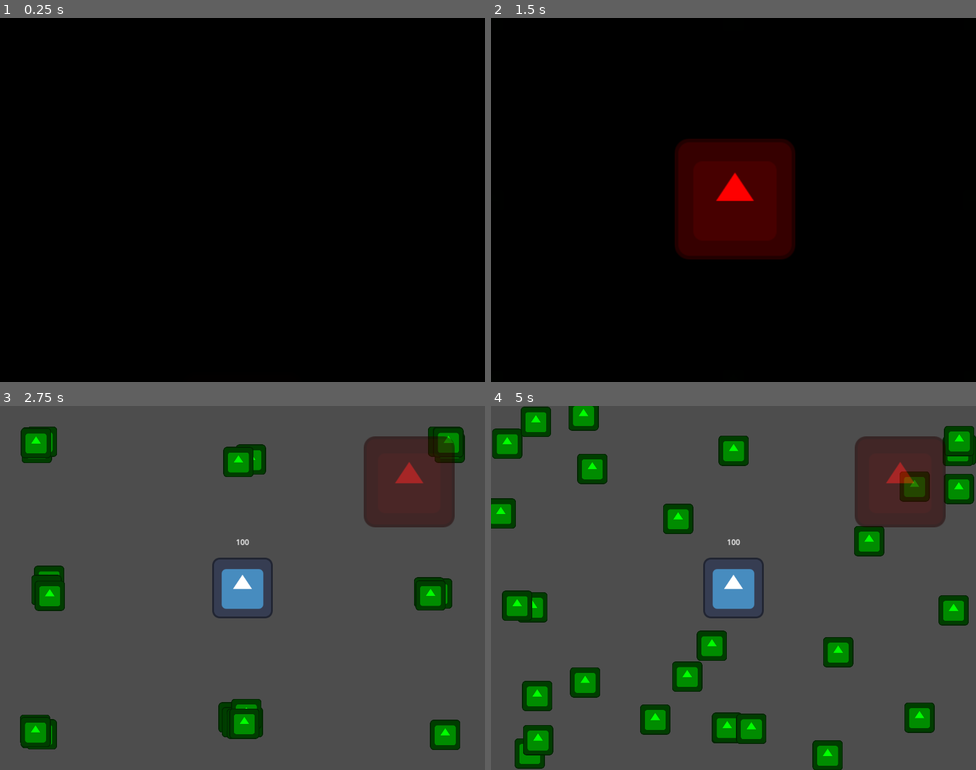
Above: before the commit, frames 1-4 (two rows, left to right).
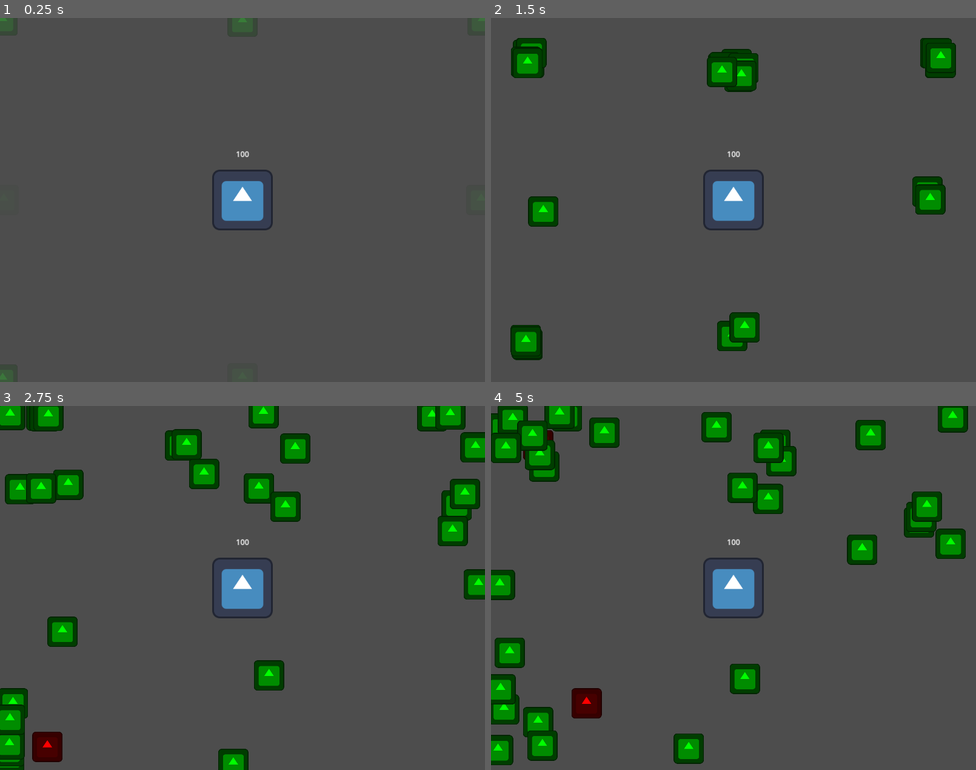
Above: after the commit, the same moments.

Repository: SamuelScerri/Score-Space-Jam
Game: Godot game, scene res://Game Area.tscn
Same seed, same stepped clock (60 frames per second), same inputs: the game is played once before the commit and once after it. The engine's default icon, where the game draws it, is replaced by a stand-in: a white triangle on a blue panel in a dark square.
Inputs (mouse positions are in pixels of both pictures, inside the frame that each line leads up to):
- Up to frame 1 (0.25 s): no input
- Up to frame 2 (1.5 s): move the mouse to (840, 181) at 0.52 s; click (840, 181) at 0.6 s; click (733, 305) at 1.25 s, where only the run before the commit has a clickable "Confirm"
- Up to frame 3 (2.75 s): move the mouse to (145, 606) at 2.02 s; click (145, 606) at 2.1 s
- Up to frame 4 (5 s): move the mouse to (782, 507) at 2.77 s; click (782, 507) at 2.85 s; move the mouse to (709, 660) at 3.52 s; click (709, 660) at 3.6 s; move the mouse to (879, 642) at 4.27 s; click (879, 642) at 4.35 s

The runs differ from the first frame. In frame 1, 100% of the frame differs, in the area x 0-100%, y 0-100%; in frame 2, 100%; in frame 3, 20%; in frame 4, 26%.

Commit message:
Added Firing Capability

Diff:
--- a/Game Area.gd
+++ b/Game Area.gd
@@ -2,7 +2,7 @@
 
 var score: int = 0
 
-@onready var user_interface = $Interface
+#@onready var user_interface = $Interface
 
 @export var max_citizens_in_area = 32
 @export var enemy_chance_percentage = .2
@@ -12,17 +12,31 @@
 
 func _ready():
 	Global.current_game_area = self
-	get_tree().paused = true
+	#get_tree().paused = true
 
 	#We Will Now Create A Bunch Of Citizens
 	for i in range(max_citizens_in_area):
-		var citizen = citizen_node.instantiate()
-		citizen.global_position = Vector2(randi_range(0, 1) * (1024 / randi_range(1, 2)), randi_range(0, 1) * (768 / randi_range(1, 2)))
-		add_child(citizen)
+		spawn_citizen()
+
+func spawn_citizen():
+	var citizen = citizen_node.instantiate()
+	citizen.global_position = Vector2(randi_range(0, 1) * (1024 / float(randi_range(1, 2))), randi_range(0, 1) * (768 / float(randi_range(1, 2))))
+
+	add_child(citizen)
+
+func respawn_citizen():
+	var furthest_citizen = get_furthest_citizen(get_tree().get_nodes_in_group("Citizen"), get_tree().get_first_node_in_group("Building"))
+	var citizen = citizen_node.instantiate()
+	citizen.global_position = furthest_citizen.global_position
+	add_child(citizen)
 
 func start_game():
 	get_tree().paused = false
 	print("Starting Game")
+
+func _process(delta):
+	if Input.is_action_just_pressed("Fire"):
+		$Fire.play()
 
 func get_furthest_citizen(citizens: Array, building):
 	var furthest_citizen: CharacterBody2D = null
--- a/Game Area.tscn
+++ b/Game Area.tscn
@@ -3,22 +3,24 @@
 [ext_resource type="PackedScene" uid="uid://b38v3dryhbbjo" path="res://Nodes/Building.tscn" id="1_r261b"]
 [ext_resource type="Script" path="res://Game Area.gd" id="1_sroek"]
 [ext_resource type="PackedScene" uid="uid://cm2ftyt7r5ag0" path="res://Nodes/Enemy.tscn" id="2_216sn"]
-[ext_resource type="PackedScene" uid="uid://dct41s4dgk0i4" path="res://Interface.tscn" id="2_tfo6k"]
 [ext_resource type="PackedScene" uid="uid://ids3m7jc5tp5" path="res://Nodes/Citizen.tscn" id="4_3nsmv"]
+[ext_resource type="AudioStream" uid="uid://c60n6mtf4lpvp" path="res://Resources/Sound Effects/Fire.mp3" id="5_mhmy3"]
 
-[node name="Game Area" type="Node"]
+[node name="Game Area" type="Node2D"]
 process_mode = 1
 script = ExtResource("1_sroek")
 citizen_node = ExtResource("4_3nsmv")
 enemy_node = ExtResource("2_216sn")
 
-[node name="Interface" parent="." instance=ExtResource("2_tfo6k")]
-visible = false
-
 [node name="Building" parent="." instance=ExtResource("1_r261b")]
 
 [node name="Spawn Delay" type="Timer" parent="."]
-wait_time = 4.0
+wait_time = 2.0
 autostart = true
 
+[node name="Fire" type="AudioStreamPlayer" parent="."]
+stream = ExtResource("5_mhmy3")
+volume_db = -16.0
+max_polyphony = 32
+
 [connection signal="timeout" from="Spawn Delay" to="." method="_on_spawn_delay_timeout"]
--- a/Interface.tscn
+++ b/Interface.tscn
@@ -160,6 +160,7 @@
 [node name="Background" type="ColorRect" parent="."]
 offset_right = 1024.0
 offset_bottom = 768.0
+mouse_filter = 1
 color = Color(0, 0, 0, 1)
 
 [node name="Modulate" type="CanvasModulate" parent="."]
@@ -169,7 +170,7 @@
 [node name="Target" type="Sprite2D" parent="."]
 self_modulate = Color(1, 0, 0, 1)
 z_index = 4096
-position = Vector2(512, 896)
+position = Vector2(512, 384)
 scale = Vector2(2, 2)
 texture = ExtResource("2_qjuej")
 metadata/_edit_group_ = true
@@ -180,6 +181,7 @@
 offset_right = 32.0
 offset_bottom = 128.0
 theme_override_font_sizes/font_size = 8
+disabled = true
 text = "Confirm"
 
 [node name="Animator" type="AnimationPlayer" parent="."]
--- a/Nodes/Building.tscn
+++ b/Nodes/Building.tscn
@@ -57,6 +57,7 @@
 
 [node name="Building" type="StaticBody2D" groups=["Building"]]
 position = Vector2(512, 384)
+input_pickable = true
 script = ExtResource("1_pgcdw")
 metadata/_edit_group_ = true
 
--- a/Nodes/Citizen.tscn
+++ b/Nodes/Citizen.tscn
@@ -1,23 +1,99 @@
-[gd_scene load_steps=4 format=3 uid="uid://ids3m7jc5tp5"]
+[gd_scene load_steps=7 format=3 uid="uid://ids3m7jc5tp5"]
 
 [ext_resource type="Texture2D" uid="uid://deh46ylnqx6qi" path="res://icon.svg" id="1_8i5ln"]
 [ext_resource type="Script" path="res://Scripts/Citizen.gd" id="1_slcp4"]
 
 [sub_resource type="RectangleShape2D" id="RectangleShape2D_iol2f"]
-size = Vector2(64, 64)
+size = Vector2(128, 128)
+
+[sub_resource type="Animation" id="Animation_37fw0"]
+resource_name = "Death"
+length = 4.0
+step = 0.05
+tracks/0/type = "value"
+tracks/0/imported = false
+tracks/0/enabled = true
+tracks/0/path = NodePath("Icon:scale")
+tracks/0/interp = 2
+tracks/0/loop_wrap = true
+tracks/0/keys = {
+"times": PackedFloat32Array(0, 0.05, 0.2),
+"transitions": PackedFloat32Array(-2, -2, -2),
+"update": 0,
+"values": [Vector2(1, 1), Vector2(1.2, 1.2), Vector2(1, 1)]
+}
+tracks/1/type = "method"
+tracks/1/imported = false
+tracks/1/enabled = true
+tracks/1/path = NodePath(".")
+tracks/1/interp = 1
+tracks/1/loop_wrap = true
+tracks/1/keys = {
+"times": PackedFloat32Array(4),
+"transitions": PackedFloat32Array(1),
+"values": [{
+"args": [],
+"method": &"queue_free"
+}]
+}
+tracks/2/type = "value"
+tracks/2/imported = false
+tracks/2/enabled = true
+tracks/2/path = NodePath(".:modulate")
+tracks/2/interp = 2
+tracks/2/loop_wrap = true
+tracks/2/keys = {
+"times": PackedFloat32Array(0, 3, 4),
+"transitions": PackedFloat32Array(-2, -2, -2),
+"update": 0,
+"values": [Color(1, 1, 1, 1), Color(1, 1, 1, 1), Color(1, 1, 1, 0)]
+}
+
+[sub_resource type="Animation" id="Animation_mv8b5"]
+resource_name = "Spawn"
+tracks/0/type = "value"
+tracks/0/imported = false
+tracks/0/enabled = true
+tracks/0/path = NodePath(".:modulate")
+tracks/0/interp = 2
+tracks/0/loop_wrap = true
+tracks/0/keys = {
+"times": PackedFloat32Array(0, 1),
+"transitions": PackedFloat32Array(-2, -2),
+"update": 0,
+"values": [Color(1, 1, 1, 0), Color(1, 1, 1, 1)]
+}
+
+[sub_resource type="AnimationLibrary" id="AnimationLibrary_b4p4n"]
+_data = {
+"Death": SubResource("Animation_37fw0"),
+"Spawn": SubResource("Animation_mv8b5")
+}
 
 [node name="Citizen" type="CharacterBody2D" groups=["Citizen"]]
+modulate = Color(1, 1, 1, 0)
+self_modulate = Color(0, 1, 1, 1)
 z_index = -4095
 position = Vector2(512, 384)
+scale = Vector2(0.5, 0.5)
 collision_layer = 2
 collision_mask = 0
+input_pickable = true
 script = ExtResource("1_slcp4")
 metadata/_edit_group_ = true
 
-[node name="Sprite" type="Sprite2D" parent="."]
+[node name="Icon" type="Sprite2D" parent="."]
 modulate = Color(0, 1, 0, 1)
-scale = Vector2(0.5, 0.5)
 texture = ExtResource("1_8i5ln")
 
 [node name="Collider" type="CollisionShape2D" parent="."]
 shape = SubResource("RectangleShape2D_iol2f")
+
+[node name="Feedback" type="AnimationPlayer" parent="."]
+autoplay = "Spawn"
+libraries = {
+"": SubResource("AnimationLibrary_b4p4n")
+}
+
+[connection signal="mouse_entered" from="." to="." method="_on_mouse_entered"]
+[connection signal="mouse_exited" from="." to="." method="_on_mouse_exited"]
--- a/Nodes/Enemy.tscn
+++ b/Nodes/Enemy.tscn
@@ -8,19 +8,45 @@
 
 [sub_resource type="Animation" id="Animation_37fw0"]
 resource_name = "Death"
-length = 0.2
+length = 4.0
 step = 0.05
 tracks/0/type = "value"
 tracks/0/imported = false
 tracks/0/enabled = true
 tracks/0/path = NodePath("Icon:scale")
-tracks/0/interp = 1
+tracks/0/interp = 2
 tracks/0/loop_wrap = true
 tracks/0/keys = {
 "times": PackedFloat32Array(0, 0.05, 0.2),
 "transitions": PackedFloat32Array(-2, -2, -2),
 "update": 0,
 "values": [Vector2(1, 1), Vector2(1.2, 1.2), Vector2(1, 1)]
+}
+tracks/1/type = "method"
+tracks/1/imported = false
+tracks/1/enabled = true
+tracks/1/path = NodePath(".")
+tracks/1/interp = 1
+tracks/1/loop_wrap = true
+tracks/1/keys = {
+"times": PackedFloat32Array(4),
+"transitions": PackedFloat32Array(1),
+"values": [{
+"args": [],
+"method": &"queue_free"
+}]
+}
+tracks/2/type = "value"
+tracks/2/imported = false
+tracks/2/enabled = true
+tracks/2/path = NodePath(".:modulate")
+tracks/2/interp = 2
+tracks/2/loop_wrap = true
+tracks/2/keys = {
+"times": PackedFloat32Array(0, 3, 4),
+"transitions": PackedFloat32Array(-2, -2, -2),
+"update": 0,
+"values": [Color(1, 1, 1, 1), Color(1, 1, 1, 1), Color(1, 1, 1, 0)]
 }
 
 [sub_resource type="AnimationLibrary" id="AnimationLibrary_b4p4n"]
@@ -29,16 +55,17 @@
 }
 
 [node name="Enemy" type="CharacterBody2D"]
-modulate = Color(1, 0, 0, 1)
 z_index = -4096
 scale = Vector2(0.5, 0.5)
 collision_layer = 2
+input_pickable = true
 motion_mode = 1
 wall_min_slide_angle = 0.0
 script = ExtResource("1_daj70")
 metadata/_edit_group_ = true
 
 [node name="Icon" type="Sprite2D" parent="."]
+modulate = Color(1, 0, 0, 1)
 texture = ExtResource("1_b6nux")
 
 [node name="Collider" type="CollisionShape2D" parent="."]
@@ -48,3 +75,6 @@
 libraries = {
 "": SubResource("AnimationLibrary_b4p4n")
 }
+
+[connection signal="mouse_entered" from="." to="." method="_on_mouse_entered"]
+[connection signal="mouse_exited" from="." to="." method="_on_mouse_exited"]
--- a/Scripts/Citizen.gd
+++ b/Scripts/Citizen.gd
@@ -13,11 +13,17 @@
 var buildings
 
 var dead: bool = false
+var in_view: bool = false
 
 func _ready():
 	buildings = get_tree().get_nodes_in_group("Building")
 	destination = global_position
 	change_destination()
+
+func _process(delta):
+	if in_view:
+		if Input.is_action_just_pressed("Fire"):
+			die()
 
 func _physics_process(_delta):
 	if not dead:
@@ -65,6 +71,18 @@
 
 
 func die():
-	dead = true
-	$Feedback.play("Death")
-	velocity = Vector2(0, -320)
+	if not dead:
+		#Replace This Citizen
+		Global.current_game_area.spawn_citizen()
+
+		dead = true
+		$Feedback.play("Death")
+		velocity = Vector2(0, -320)
+
+
+func _on_mouse_entered():
+	in_view = true
+
+
+func _on_mouse_exited():
+	in_view = false
--- a/Scripts/Enemy.gd
+++ b/Scripts/Enemy.gd
@@ -5,14 +5,15 @@
 @export var difference_between_move: int = 96
 
 @export_subgroup("Randomness")
-@export var stray_angle_max: int = 60
-@export var stray_angle_min: int = 60
+@export var stray_angle_max: int = 75
+@export var stray_angle_min: int = 75
 @export var stop_straying_distance: int = 128
 
 var building_target
 var destination
 
 var dead: bool = false
+var in_view: bool = false
 
 func pick_random_building(buildings: Array):
 	return buildings[randi_range(0, buildings.size() - 1)]
@@ -22,6 +23,11 @@
 	building_target = pick_random_building(get_tree().get_nodes_in_group("Building"))
 	destination = global_position
 	change_destination()
+
+func _process(delta):
+	if in_view:
+		if Input.is_action_just_pressed("Fire"):
+			die()
 
 func _physics_process(_delta):
 	if not dead:
@@ -33,6 +39,21 @@
 
 		elif global_position.distance_to(destination) < 1:
 			change_destination()
+
+		var direction = Vector2.ZERO
+
+		if global_position.x < 32:
+			direction.x = 1
+		elif global_position.x > 992:
+			direction.x = -1
+
+		if global_position.y < 32:
+			direction.y = 1
+		elif global_position.y > 736:
+			direction.y = -1
+
+		if direction != Vector2.ZERO:
+			destination = global_position + direction.normalized() * difference_between_move / 2
 
 		var difference = (destination - global_position).normalized()
 		velocity = velocity.move_toward(difference * movement_speed, 4)
@@ -56,6 +77,15 @@
 		queue_free()
 
 func die():
-	dead = true
-	$Feedback.play("Death")
-	velocity = Vector2(0, -320)
+	if not dead:
+		dead = true
+		$Feedback.play("Death")
+		velocity = Vector2(0, -320)
+
+
+func _on_mouse_entered():
+	in_view = true
+
+
+func _on_mouse_exited():
+	in_view = false
--- a/project.godot
+++ b/project.godot
@@ -26,6 +26,14 @@
 window/size/resizable=false
 window/stretch/mode="canvas_items"
 
+[input]
+
+Fire={
+"deadzone": 0.5,
+"events": [Object(InputEventMouseButton,"resource_local_to_scene":false,"resource_name":"","device":-1,"window_id":0,"alt_pressed":false,"shift_pressed":false,"ctrl_pressed":false,"meta_pressed":false,"button_mask":0,"position":Vector2(0, 0),"global_position":Vector2(0, 0),"factor":1.0,"button_index":1,"pressed":false,"double_click":false,"script":null)
+]
+}
+
 [rendering]
 
 renderer/rendering_method="mobile"
